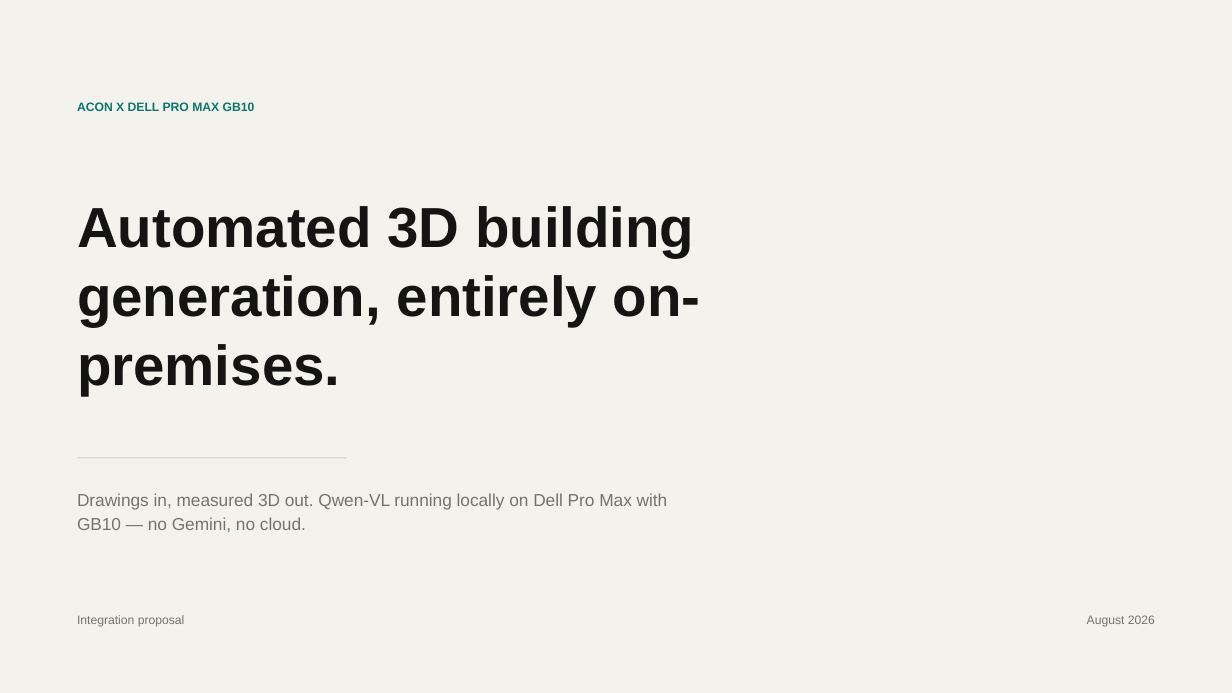
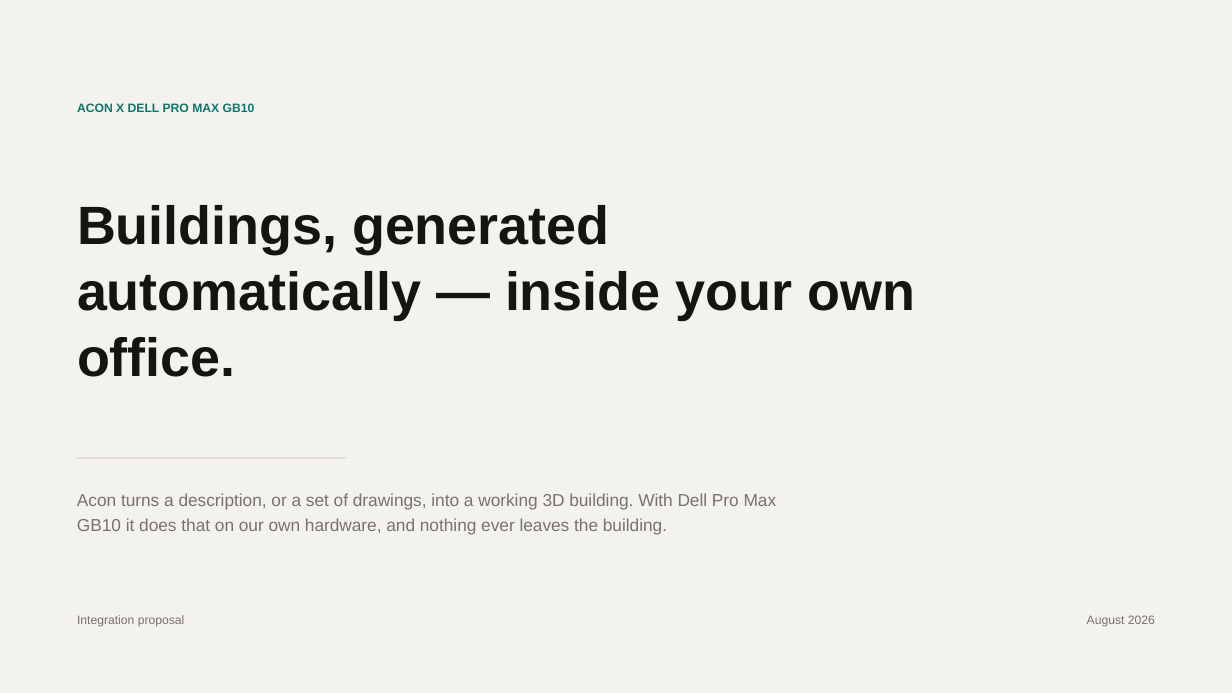
Before and after one commit to anishganapathi/A-con, a slide deck: slide 1 of docs/deck/acon-gb10-local-qwen-vl.pptx. Drawn at 1232x693 pixels with LibreOffice and Linux fonts; fonts in the diff are those of the drawing. Boxes give left, top, right and bottom in pixels: in the first picture for what was removed or moved away, otherwise in the second. Text is boxed around its words. In the diff, an @@ line names an element or a change of style, - is before the commit and + after.

```diff
--- a/docs/deck/acon-gb10-local-qwen-vl.pptx
+++ b/docs/deck/acon-gb10-local-qwen-vl.pptx
@@ text at [77, 205, 915, 377]: text changed; size 44 to 42 pt @@
-Automated 3D building generation, entirely on-premises.
+Buildings, generated automatically — inside your own office.
@@ text at [77, 493, 777, 535]: text changed @@
-Drawings in, measured 3D out. Qwen-VL running locally on Dell Pro Max with GB10 — no Gemini, no cloud.
+Acon turns a description, or a set of drawings, into a working 3D building. With Dell Pro Max GB10 it does that on our own hardware, and nothing ever leaves the building.
```
Also in this commit, not shown: 16 other slides changed, 10 slides added, 8 slides removed, 20 other files.
